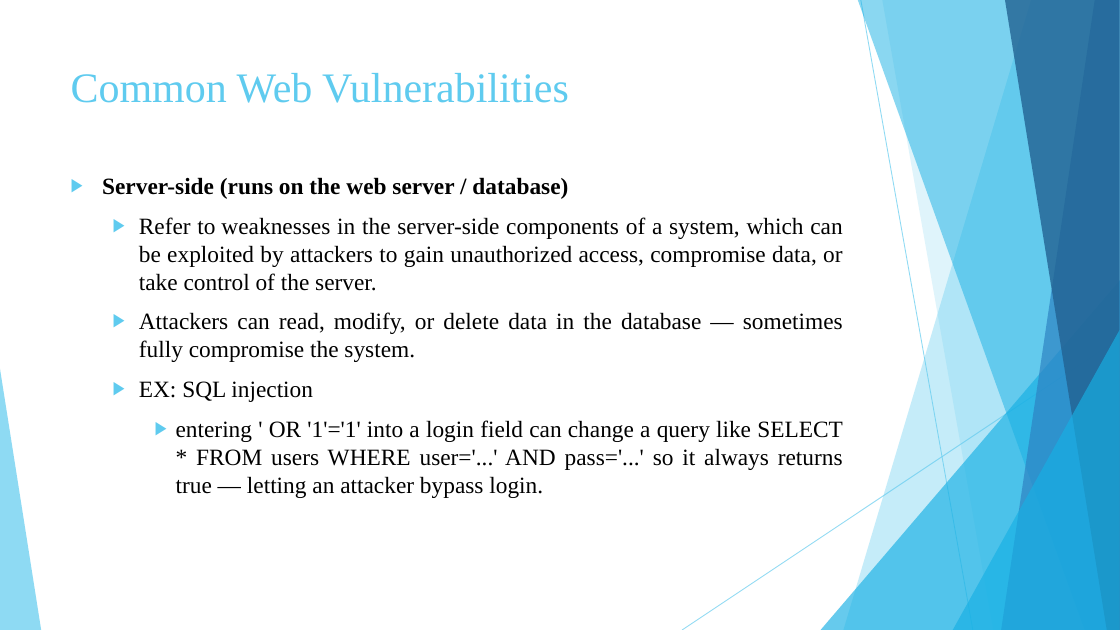
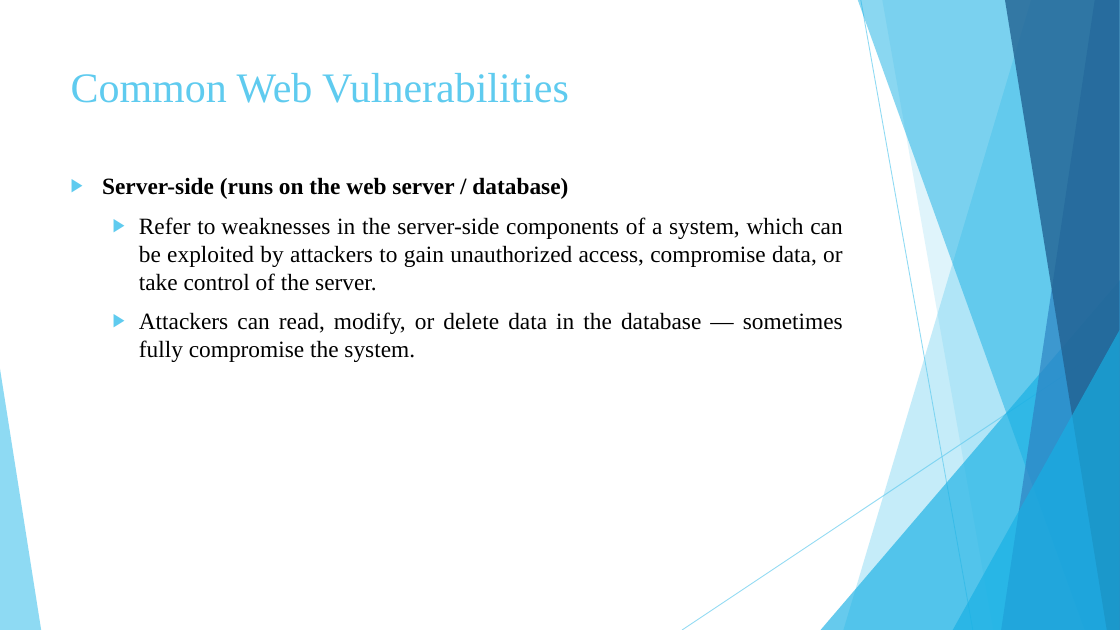
Before and after one commit to khaled-almir/VersifAi, a slide deck: slide 8 of Presentations/Pen testing for web.pptx (slide 6 before the commit). Drawn at 1120x630 pixels with LibreOffice and Linux fonts; fonts in the diff are those of the drawing. Boxes give left, top, right and bottom in pixels: in the first picture for what was removed or moved away, otherwise in the second. Text is boxed around its words. In the diff, an @@ line names an element or a change of style, - is before the commit and + after.

```diff
--- a/Presentations/Pen testing for web.pptx
+++ b/Presentations/Pen testing for web.pptx
@@ text at (139,381,843,498): paragraphs removed @@
-  ▶ EX: SQL injection
-    ▶ entering ' OR '1'='1' into a login field can change a query like SELECT * FROM users WHERE user='...' AND pass='...' so it always returns true — letting an attacker bypass login.
```
Also in this commit, not shown: 4 other slides changed, 7 slides added, 1 slide removed.
